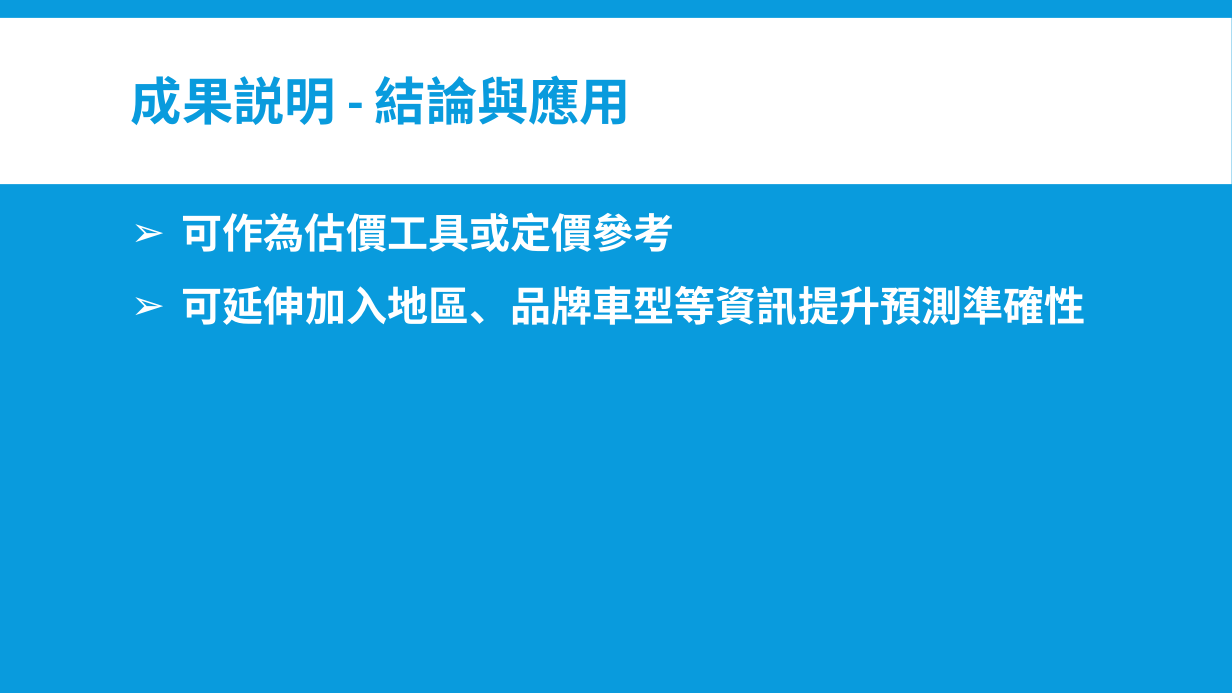
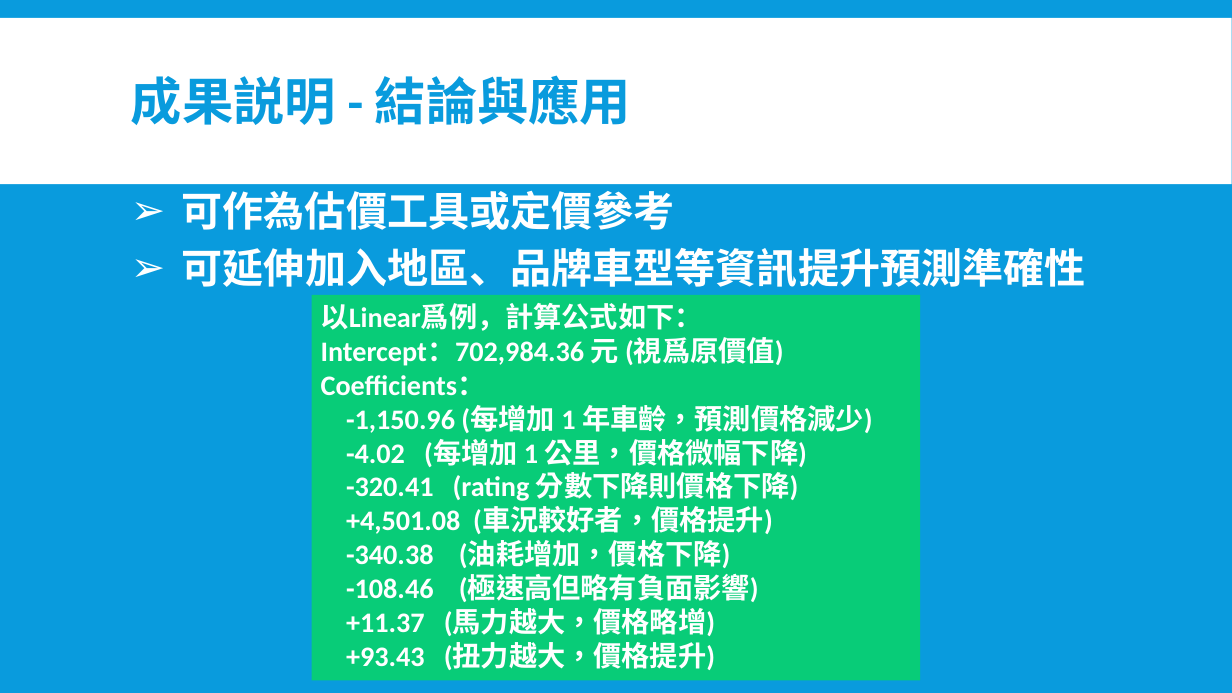
Before and after one commit to chiangmengche/IMLP449, a slide deck: slide 9 of Project/IMLP449_ML_ProjectReport.pptx. Drawn at 1232x693 pixels with LibreOffice and Linux fonts; fonts in the diff are those of the drawing. Boxes give left, top, right and bottom in pixels: in the first picture for what was removed or moved away, otherwise in the second. Text is boxed around its words. In the diff, an @@ line names an element or a change of style, - is before the commit and + after.

```diff
--- a/Project/IMLP449_ML_ProjectReport.pptx
+++ b/Project/IMLP449_ML_ProjectReport.pptx
@@ text "可作為估價工具或定價參考": place and size @@
-text "可作為估價工具或定價參考" at box(182, 212, 1086, 325)
+text "可作為估價工具或定價參考" at box(182, 190, 1086, 287)
@@ text "可作為估價工具或定價參考" at box(182, 190, 1086, 287): less space between paragraphs @@
@@ rectangle added at box(311, 295, 921, 680), fill #08CC78, 22 pt, text #FFFFFF, bold @@
+以Linear爲例，計算公式如下：
+Intercept：702,984.36 元 (視爲原價值)
+Coefficients：
+-1,150.96 (每增加 1 年車齡，預測價格減少)
+-4.02 (每增加 1 公里，價格微幅下降)
+-320.41 (rating 分數下降則價格下降)
++4,501.08 (車況較好者，價格提升)
+-340.38 (油耗增加，價格下降)
+-108.46 (極速高但略有負面影響)
++11.37 (馬力越大，價格略增)
++93.43 (扭力越大，價格提升)
```
Also in this commit, not shown: 3 other slides changed, 1 other file.
